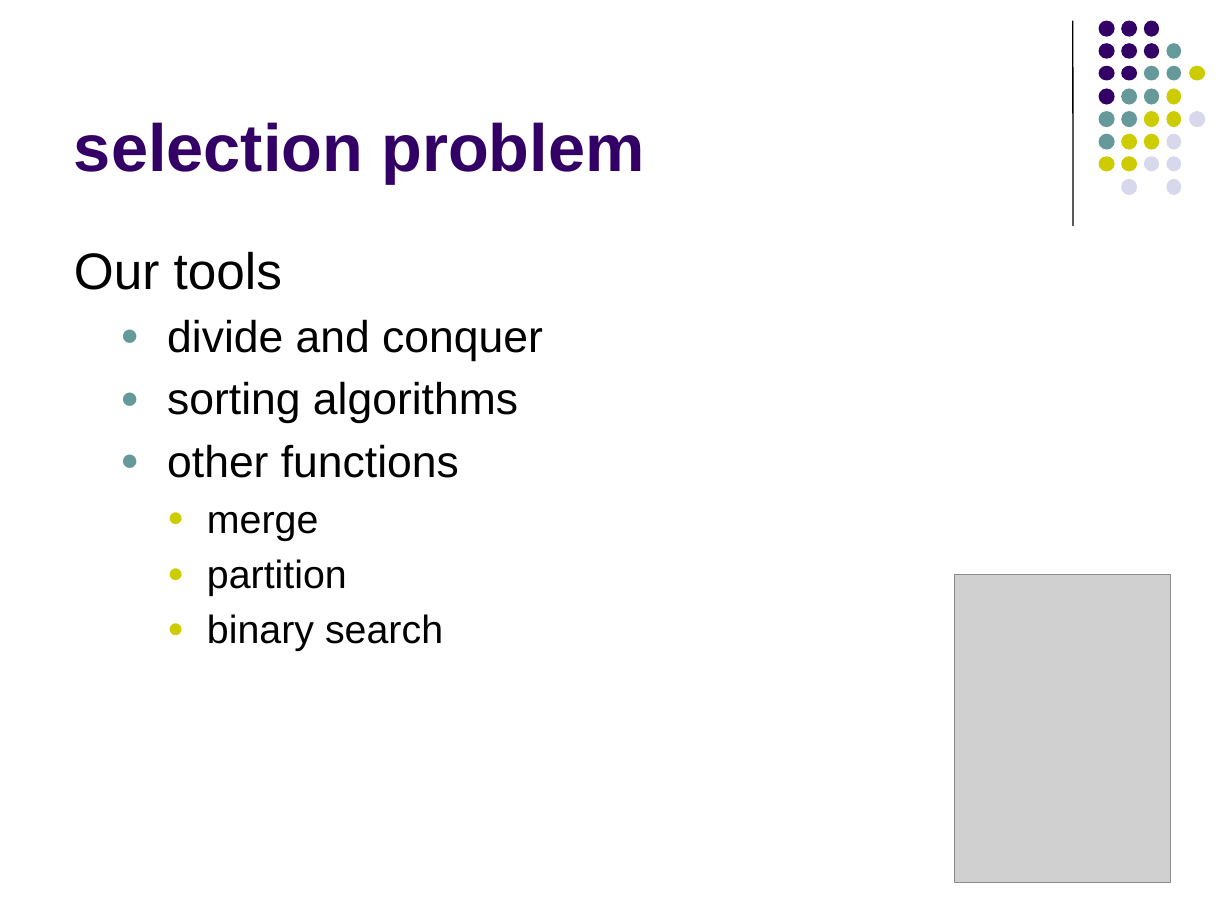
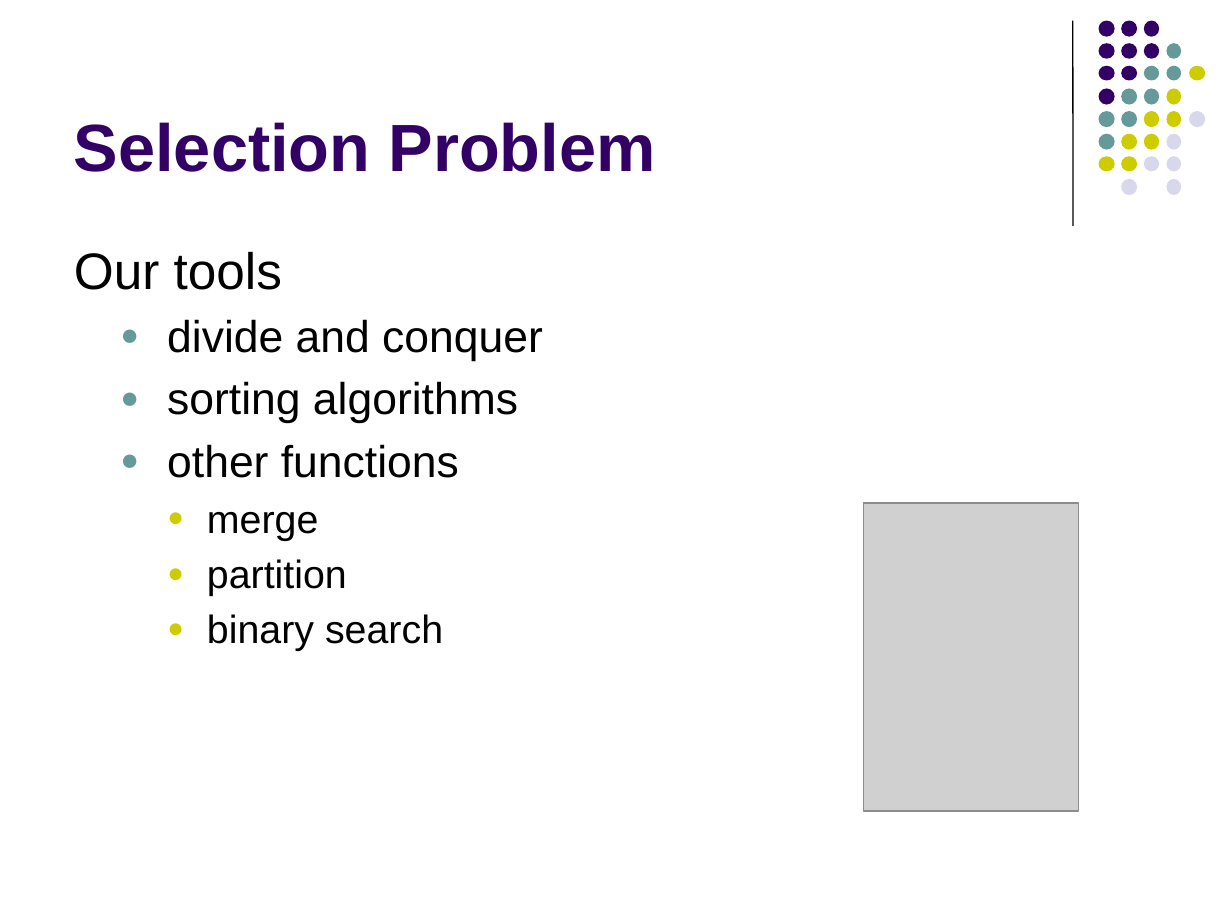
Before and after one commit to Collins-kariuk/Algorithms, a slide deck: slide 7 of Lectures/Lecture 06_Order Statistics.pptx. Drawn at 1232x924 pixels with LibreOffice and Linux fonts; fonts in the diff are those of the drawing; grey boxes stand for pictures. Boxes give left, top, right and bottom in pixels: in the first picture for what was removed or moved away, otherwise in the second. Text is boxed around its words. In the diff, an @@ line names an element or a change of style, - is before the commit and + after.

```diff
--- a/Lectures/Lecture 06_Order Statistics.pptx
+++ b/Lectures/Lecture 06_Order Statistics.pptx
@@ title at (74,122,656,172): text changed @@
-selection problem
+Selection Problem
@@ picture: place and size @@
-picture at (955,575,1170,883)
+picture at (864,503,1079,811)
```
Also in this commit, not shown: 8 other slides changed.
